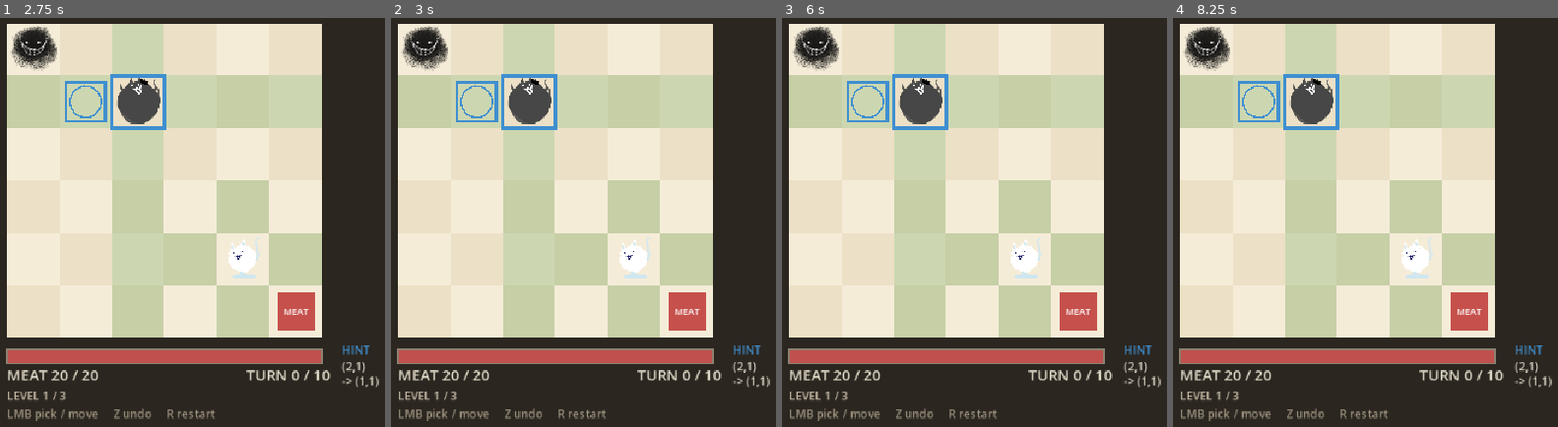
Above: before the commit, frames 1-4 (left to right).
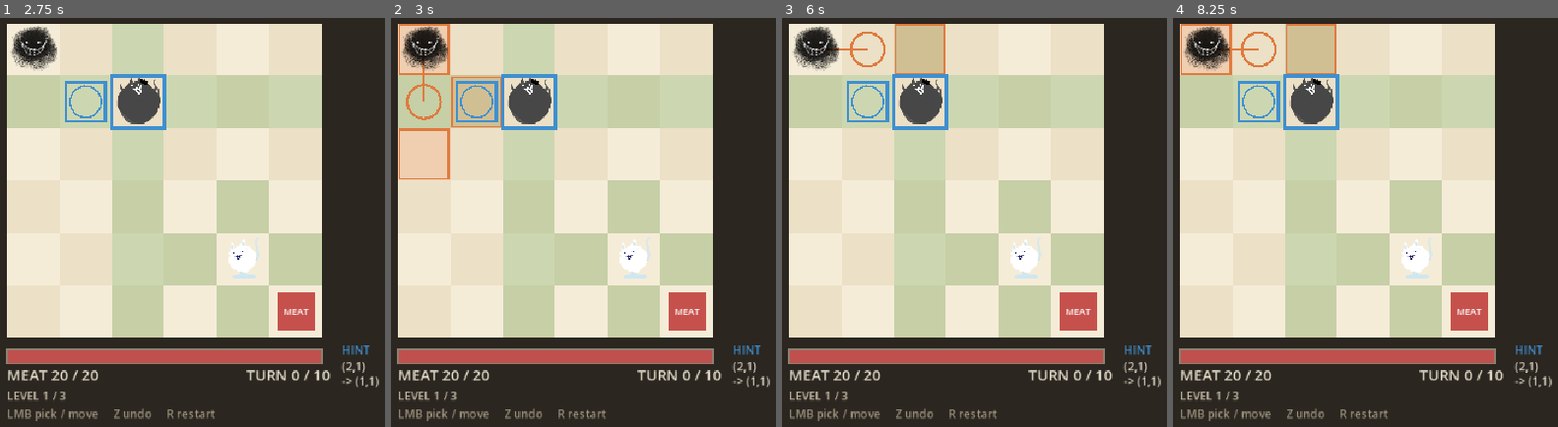
Above: after the commit, the same moments.

Repository: HoollowBW/CatCatcher
Game: Godot game, scene res://CatCatcherMAIN/Scenes/board.tscn
Two runs of this game, one before a commit and one after it. Both use one fixed random seed, a clock stepped at 60 frames per second and the inputs below.
Inputs (mouse positions are in pixels of both pictures, inside the frame that each line leads up to):
- Up to frame 1 (2.75 s): tap Enter at 0.5, 2 s; move the mouse to (338, 189) at 0.52 s; tap Z at 0.6, 1.35, 2.3 s; click (338, 189) at 0.67 s; tap Space at 0.77, 1.25, 1.52 s; move the mouse to (7, 234) at 1.27 s; click (7, 234) at 1.42 s; move the mouse to (242, 116) at 2.02 s; tap R at 2.1 s; click (242, 116) at 2.17 s
- Up to frame 2 (3 s): tap Space at 2.75 s; move the mouse to (514, 300) at 2.77 s; tap Z at 2.85 s; click (514, 300) at 2.92 s
- Up to frame 3 (6 s): tap Space at 3.02, 3.77, 4.25, 4.52 s; tap Enter at 3.5 s; move the mouse to (outside the picture) at 3.52 s; tap Z at 3.6, 4.55, 5.1, 5.85 s; click (outside the picture) at 3.67 s; move the mouse to (outside the picture) at 4.27 s; tap R at 4.35 s; click (outside the picture) at 4.42 s; move the mouse to (986, 210) at 5.02 s; click (986, 210) at 5.17 s; move the mouse to (828, 99) at 5.77 s; click (828, 99) at 5.92 s
- Up to frame 4 (8.25 s): tap Space at 6.02, 6.77, 7.52 s; move the mouse to (1511, 189) at 6.52 s; tap R at 6.6 s; click (1511, 189) at 6.67 s; tap Z at 6.8, 7.35, 8.1 s; move the mouse to (1180, 234) at 7.27 s; click (1180, 234) at 7.42 s; move the mouse to (1415, 116) at 8.02 s; click (1415, 116) at 8.17 s

Frame 1 is identical in both runs. In frame 2, 4.2% of the frame differs, in the area x 1-29%, y 1-40%; in frame 3, 1.8%; in frame 4, 2.8%.

Commit message:
fix: result overlay via CanvasLayer, hover threat-range preview, per-level F6

Diff:
--- a/CatCatcherMAIN/Levels/level.gd
+++ b/CatCatcherMAIN/Levels/level.gd
@@ -34,6 +34,15 @@
 	_ensure_geometry()
 	if Engine.is_editor_hint():
 		queue_redraw()
+		return
+
+	# 在编辑器里对**本场景**按 F6 => current_scene 就是自己 => 记下路径再切到棋盘。
+	# 棋盘把本场景当子节点实例化时 current_scene 是棋盘，这条不会触发。
+	# ⚠️ 这里只能碰 RunRequest，不许引用 Levels —— 否则成环（见 run_request.gd）
+	if get_tree() != null and get_tree().current_scene == self:
+		RunRequest.level_path = scene_file_path
+		print("[关卡] 直接运行 %s" % name)
+		get_tree().change_scene_to_file.call_deferred("res://CatCatcherMAIN/Scenes/board.tscn")
 
 
 func _process(_delta: float) -> void:
--- a/CatCatcherMAIN/Levels/levels.gd
+++ b/CatCatcherMAIN/Levels/levels.gd
@@ -11,9 +11,20 @@
 	preload("res://CatCatcherMAIN/Levels/level_03.tscn"),
 ]
 
+## 在编辑器里 F6 单独跑某一关时，关卡场景会先把路径写进 RunRequest（见 run_request.gd），
+## 棋盘用 index_of_path() 换算成下标。默认 -1 = 从第 1 关开始。
+
 
 static func count() -> int:
 	return SCENES.size()
+
+
+## 场景路径 -> 关卡下标，找不到返回 -1
+static func index_of_path(path: String) -> int:
+	for i in SCENES.size():
+		if SCENES[i] != null and SCENES[i].resource_path == path:
+			return i
+	return -1
 
 
 ## 实例化一关、收数据、把节点扔掉。只想要数据时用它。
--- /dev/null
+++ b/CatCatcherMAIN/Levels/run_request.gd
@@ -0,0 +1,11 @@
+class_name RunRequest
+extends RefCounted
+## 编辑器里对某一关按 F6 时，关卡场景把自己的路径写在这儿；棋盘读完就清空。
+##
+## ⚠️ 为什么单独开一个类，而不是直接用一个 `Levels.pending_index`：
+##   levels.gd --preload--> level_XX.tscn --ext_resource--> level.gd --引用--> Levels
+##   这样就成了环，Godot 会报 `Parse Error: Busy` / `referenced non-existent resource`。
+##   本类**不 preload 任何东西**，是打断这个环的最小代价。
+##   所以：**level.gd 永远不许引用 Levels**。
+
+static var level_path: String = ""
--- a/CatCatcherMAIN/Scenes/board.gd
+++ b/CatCatcherMAIN/Scenes/board.gd
@@ -36,6 +36,12 @@
 var _dog_node: Node2D = null
 var _meat_node: Node2D = null
 
+## ---- 结算界面（CanvasLayer，永远在最上层）----
+var _result_layer: CanvasLayer = null
+var _result_title: Label = null
+var _result_reason: Label = null
+var _result_prompt: Label = null
+
 ## 选中的猫下标，-1 = 没选中
 var _selected: int = -1
 ## 鼠标下的格子，(-1,-1) = 不在棋盘上
@@ -69,7 +75,8 @@
 	controller.game_over.connect(_on_game_over)
 
 	RenderingServer.set_default_clear_color(_color("bg"))
-	print("[CatCatcher] 左键点猫选中 / 点高亮格移动 | Z 悔棋 | R 重开本关 | 通关后 SPACE 下一关")
+	_build_result_layer()
+	print("[CatCatcher] 左键点猫选中 / 悬停格子看威胁范围 | 点高亮格移动 | Z 悔棋 | R 重开 | 通关后 SPACE 下一关")
 
 	# 启动校验：每关都必须有解（求解器真搜，不是读标准答案糊弄）
 	var problems := Levels.validate_all(config)
@@ -78,7 +85,10 @@
 	if problems.is_empty():
 		print("[CatCatcher] 关卡校验通过（%d 关全部有解）" % Levels.count())
 
-	_start_level(0)
+	# 从编辑器里 F6 单独跑某一关时，关卡场景会先把路径写进 RunRequest
+	var start := Levels.index_of_path(RunRequest.level_path)
+	RunRequest.level_path = ""
+	_start_level(maxi(start, 0))
 
 
 ## 载入第 index 关。重开本关也走这里。
@@ -122,6 +132,7 @@
 	_bump_version()
 	_update_hint()
 	_sync_units()
+	_hide_result()
 	queue_redraw()
 
 	print("[CatCatcher] 关卡 %d/%d %s | 猫 %d 只 | 狗 %s @ %s | 肉 @ %s | HP %d" % [
@@ -231,9 +242,8 @@
 	_draw_selection()
 	_draw_hint()
 	_draw_hud()
-
-	if controller.finished:
-		_draw_result()
+	# 结算界面不在这里画 —— 单位是场景子节点，会盖住 _draw() 的内容。
+	# 结算用 CanvasLayer（永远在最上层），见 _build_result_layer。
 
 
 func _draw_cells() -> void:
@@ -273,37 +283,74 @@
 	draw_rect(_cell_rect(dog_cell), Color(String(dog_cfg.get("warning_outline", "#e03e3e"))), false, width)
 
 
-## 敌方行动预览：选中猫 + 悬停在某个可落格上时，显示狗下一步会干什么。
-## 走的是 GameController.preview_after -> DogAI.plan，和实战同一个函数。
+## 敌方行动预览 + 威胁范围：鼠标停在一个可走的格子上就显示。
+##
+## 显示三样东西：
+##   ① 橙色箭头 = 狗这一回合会干什么（走 / 撞飞 / 啃肉）
+##   ② 橙圈     = 那个动作的落点
+##   ③ 红色格子 = **狗下一步还能碰到的地方**（威胁范围）—— 落点确定后，它下回合的合法动作格
+##
+## 全部走 Core 的同一套函数（DogAI.plan / Rules.apply_turn / Encircle.legal_actions），
+## 不是另写一套预测逻辑，所以永远和实战一致。
 func _draw_preview() -> void:
-	if controller.finished or _selected < 0 or _hover.x < 0:
-		return
-	if not MoveRules.legal_moves(controller.state, _selected).has(_hover):
-		return
-
-	var preview := controller.preview_after(_selected, _hover)
+	if controller.finished or _hover.x < 0:
+		return
+	var cat_index := _preview_cat_index()
+	if cat_index < 0:
+		return
+
+	var warn := Color("#e07a3e")
+
+	# ① 狗这一回合的动作
+	var preview := controller.preview_after(cat_index, _hover)
 	if preview.is_empty():
 		return
-
 	var kind := String(preview["kind"])
-	if kind == "none":
-		return
-
-	var warn := Color("#e07a3e")
 
 	if kind == "encircled":
 		var dog_rect := _cell_rect(controller.state.dog["pos"])
 		_text_centered("ENCIRCLED", dog_rect.get_center().x, dog_rect.position.y - 8, FONT_MID, Color("#7fb069"))
 		return
+	if kind == "none":
+		return
 
 	var target: Vector2i = preview["to"]
 	if kind == "eat":
 		target = controller.state.meat_pos
-
 	var from := _cell_rect(controller.state.dog["pos"]).get_center()
 	var to := _cell_rect(target).get_center()
+
+	# ③ 威胁范围：把这一步真的走一遍，看狗**再下一步**能碰到哪些格
+	var sim := controller.state.clone()
+	var outcome := String(Rules.apply_turn(sim, config, cat_index, _hover)["outcome"])
+	if outcome != Rules.WON:
+		var threat_fill := Color(warn.r, warn.g, warn.b, 0.26)
+		for action in Encircle.legal_actions(sim):
+			var threat_cell: Vector2i = action["to"]
+			draw_rect(_cell_rect(threat_cell), threat_fill)
+			draw_rect(_cell_rect(threat_cell).grow(-2), warn, false, 2.0)
+
+	# ② 箭头和落点画在威胁范围之上
 	draw_line(from, to, warn, 3.0)
 	draw_arc(to, cell_size * 0.32, 0.0, TAU, 24, warn, 3.0)
+
+
+## 这次预览算哪只猫的：
+## 选中了就用选中的；没选中时，如果**只有一只**猫能走到这一格，就自动用它。
+## 多只猫都能走到（车和马经常重叠）就不猜 —— 猜错了比不给更糟。
+func _preview_cat_index() -> int:
+	if _selected >= 0:
+		if MoveRules.legal_moves(controller.state, _selected).has(_hover):
+			return _selected
+		return -1
+
+	var found := -1
+	for i in controller.state.cats.size():
+		if MoveRules.legal_moves(controller.state, i).has(_hover):
+			if found >= 0:
+				return -1
+			found = i
+	return found
 
 
 func _draw_selection() -> void:
@@ -356,15 +403,55 @@
 		_text("-> (%d,%d)" % [to_cell.x, to_cell.y], bar_pos + Vector2(bar_w + 24, 44), FONT_SMALL, Color(0.85, 0.82, 0.76))
 
 
-func _draw_result() -> void:
-	var vp := get_viewport_rect().size
-	draw_rect(Rect2(Vector2.ZERO, vp), Color(0, 0, 0, 0.66))
-
-	var headline := "YOU WIN" if controller.won else "YOU LOSE"
-	var tint := Color("#8fd17a") if controller.won else Color("#e0705e")
-	_text_centered(headline, vp.x * 0.5, vp.y * 0.5 - 12, FONT_BIG, tint)
-	_text_centered(String(REASON_TEXT.get(controller.result_reason, controller.result_reason)),
-		vp.x * 0.5, vp.y * 0.5 + 26, FONT_MID, Color(0.85, 0.82, 0.76))
+# ------------------------------------------------------------ 结算界面 ----
+#
+# ⚠️ 结算界面**不能**画在 _draw() 里：单位现在是关卡场景的子节点，子节点永远画在
+# 父节点自己的 _draw() 之上 —— 遮罩会被障碍物和猫盖住（踩过）。
+# 所以用 CanvasLayer（永远在最上层的原生命名空间），里面放 ColorRect + Label。
+
+func _build_result_layer() -> void:
+	_result_layer = CanvasLayer.new()
+	_result_layer.layer = 10
+	_result_layer.visible = false
+	add_child(_result_layer)
+
+	var dim := ColorRect.new()
+	dim.color = Color(0, 0, 0, 0.66)
+	dim.set_anchors_preset(Control.PRESET_FULL_RECT)
+	dim.mouse_filter = Control.MOUSE_FILTER_IGNORE
+	_result_layer.add_child(dim)
+
+	# 960x540 基准分辨率下的三条横带
+	_result_title = _make_result_label(215, 44, 30, Color.WHITE)
+	_result_reason = _make_result_label(262, 28, FONT_MID, Color(0.85, 0.82, 0.76))
+	_result_prompt = _make_result_label(300, 24, FONT_SMALL, Color(0.62, 0.58, 0.5))
+
+
+## 一条占满整个视口宽度的横带，文字居中。
+func _make_result_label(top: int, height: int, size: int, tint: Color) -> Label:
+	var l := Label.new()
+	l.anchor_left = 0.0
+	l.anchor_right = 1.0
+	l.offset_left = 0.0
+	l.offset_right = 0.0
+	l.offset_top = float(top)
+	l.offset_bottom = float(top + height)
+	l.horizontal_alignment = HORIZONTAL_ALIGNMENT_CENTER
+	l.vertical_alignment = VERTICAL_ALIGNMENT_CENTER
+	l.add_theme_font_size_override("font_size", size)
+	l.add_theme_color_override("font_color", tint)
+	l.mouse_filter = Control.MOUSE_FILTER_IGNORE
+	_result_layer.add_child(l)
+	return l
+
+
+func _show_result() -> void:
+	if _result_layer == null:
+		return
+	_result_title.text = "YOU WIN" if controller.won else "YOU LOSE"
+	_result_title.add_theme_color_override("font_color",
+		Color("#8fd17a") if controller.won else Color("#e0705e"))
+	_result_reason.text = String(REASON_TEXT.get(controller.result_reason, controller.result_reason))
 
 	var prompt := "press R to restart"
 	if controller.won:
@@ -372,7 +459,13 @@
 			prompt = "press SPACE for the next level"
 		else:
 			prompt = "all levels cleared - press R to replay"
-	_text_centered(prompt, vp.x * 0.5, vp.y * 0.5 + 58, FONT_SMALL, Color(0.62, 0.58, 0.5))
+	_result_prompt.text = prompt
+	_result_layer.visible = true
+
+
+func _hide_result() -> void:
+	if _result_layer != null:
+		_result_layer.visible = false
 
 
 # ---------------------------------------------------------------- 输入 ----
@@ -393,6 +486,8 @@
 				_selected = -1
 				_bump_version()
 				_update_hint()
+				_hide_result()      # 悔棋可能把"已经结束"的局面悔回去
+				_sync_units()
 			KEY_R:
 				_start_level(_level_index)      # 重开本关（不是从头玩）
 			KEY_SPACE:
@@ -430,6 +525,7 @@
 	_selected = -1
 	if not is_win:
 		_fail_count += 1
+	_show_result()
 	queue_redraw()
 
 
Not shown, added: CatCatcherMAIN/Levels/run_request.gd.uid
Not shown, changed: ARCHITECTURE.md
